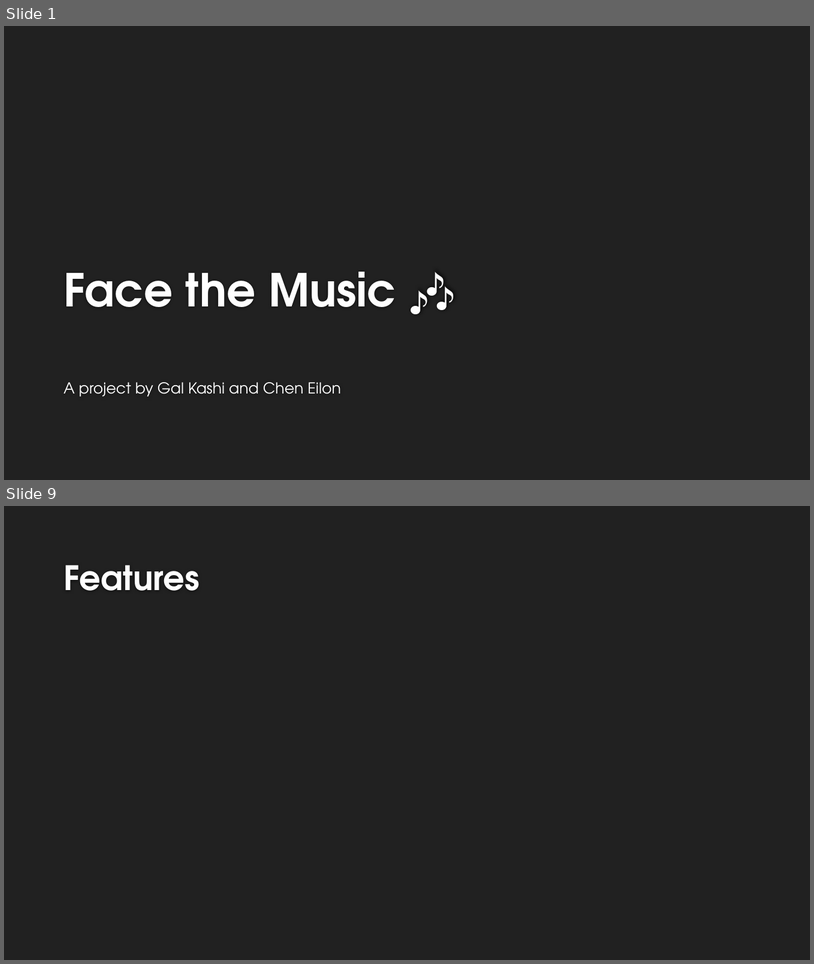
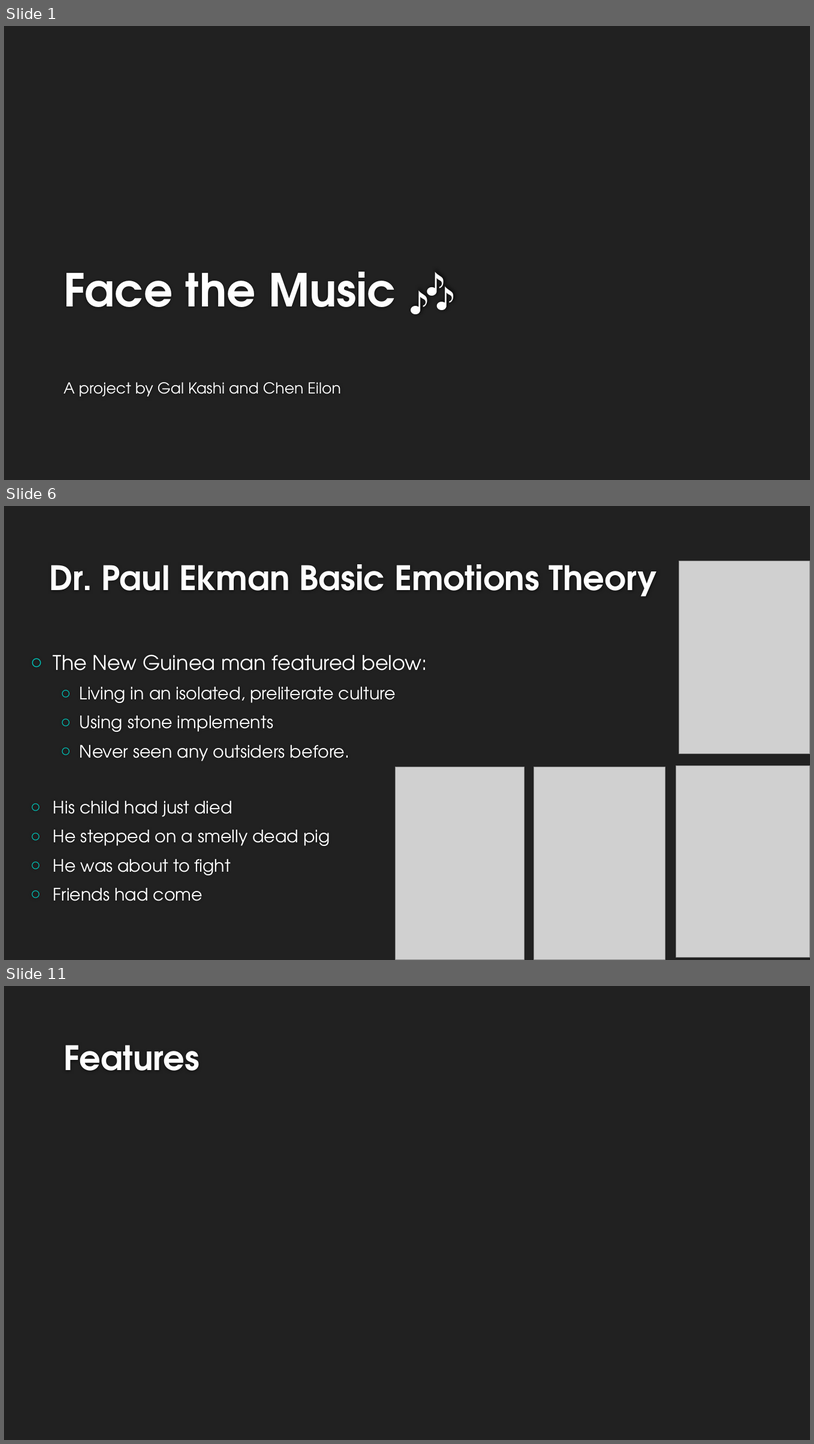
Before and after one commit to ChenEilon/ExpressionRecognition, a slide deck: Documents/Emotion Recognition.pptx. Shown one above the other, each under a label of ours: slides 1 and 9 before the commit, slides 1, 6 and 11 after it; the slides between them are not shown. The pictures are 814x964 and 814x1444 pixels, drawn with LibreOffice and Linux fonts; fonts in the diff are those of the drawing; grey boxes stand for pictures; background and template pictures are left out. Boxes give left, top, right and bottom in pixels: in the first picture for what was removed or moved away, otherwise in the second. Text is boxed around its words. In the diff, an @@ line names an element or a change of style, - is before the commit and + after.

```diff
--- a/Documents/Emotion Recognition.pptx
+++ b/Documents/Emotion Recognition.pptx
@@ slide 6 added at box(4, 506, 810, 960), background #212121 @@
@@ title added at box(50, 564, 657, 597), 40 pt, text #FEFEFE, bold @@
+Dr. Paul Ekman Basic Emotions Theory
@@ picture added at box(679, 561, 810, 754) @@
@@ text added at box(53, 654, 427, 901), 20.4 pt, text #FFFFFF @@
+○ The New Guinea man featured below:
+  ○ Living in an isolated, preliterate culture
+  ○ Using stone implements
+  ○ Never seen any outsiders before.
+○ His child had just died
+○ He stepped on a smelly dead pig
+○ He was about to fight
+○ Friends had come
@@ picture added at box(396, 767, 525, 960) @@
@@ picture added at box(534, 767, 665, 960) @@
@@ picture added at box(677, 766, 810, 957) @@
@@ what was slide 9 is now slide 11 @@
```
Also in this commit, not shown: 16 slides changed, 2 other slides added, 1 slide removed, 3 other files.
